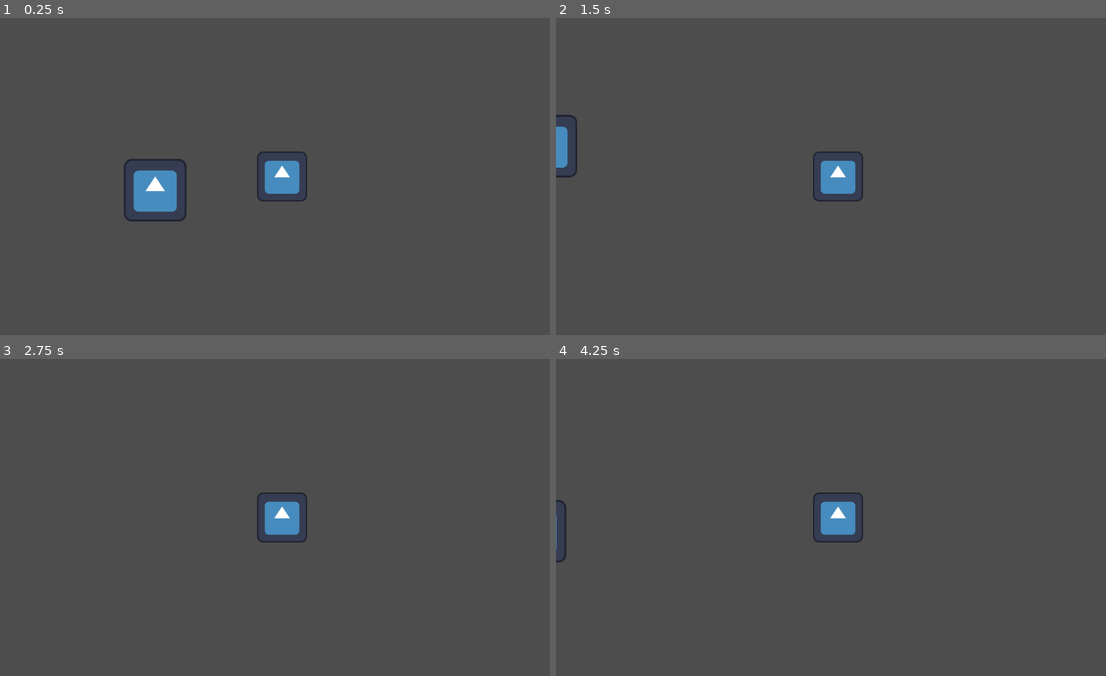
Above: before the commit, frames 1-4 (two rows, left to right).
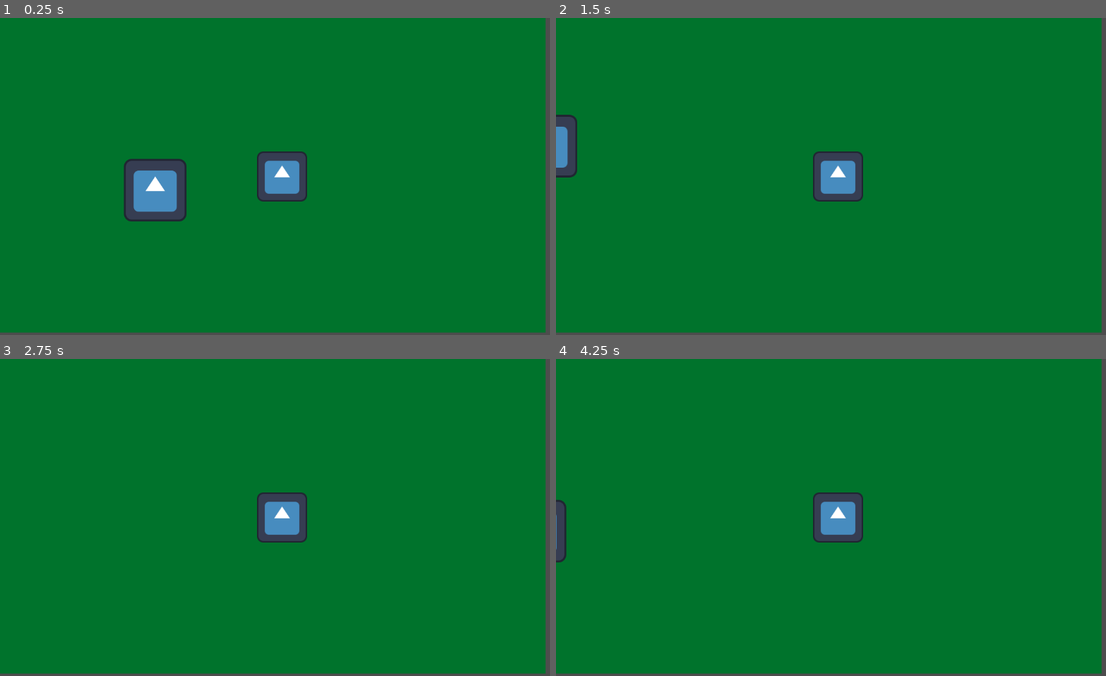
Above: after the commit, the same moments.

Repository: zcmaximus/_godot_game_for_club
Game: Godot game, scene res://scenes/game.tscn
Two runs of this game, one before a commit and one after it. Both use one fixed random seed, a clock stepped at 60 frames per second and the inputs below. The engine's default icon, where the game draws it, is replaced by a stand-in: a white triangle on a blue panel in a dark square.
Inputs:
- Up to frame 1 (0.25 s): no input
- Up to frame 2 (1.5 s): tap Enter at 0.5 s; hold Right (move_right) 0.53-1.28 s; hold Down (move_down) from 1.28 s (still down)
- Up to frame 3 (2.75 s): release Down (move_down) at 2.03 s; hold Right (move_right) from 2.03 s (still down)
- Up to frame 4 (4.25 s): tap Space at 2.75 s; release Right (move_right) at 2.78 s; hold W (move_up) 2.78-3.53 s; tap Enter at 3.5 s; hold Left (move_left) from 3.53 s (still down)

The runs differ from the first frame. In frame 1, 95% of the frame differs, in the area x 0-100%, y 0-100%; in frame 2, 96%; in frame 3, 97%; in frame 4, 97%.

Commit message:
Update game.tscn

Diff:
--- a/scenes/game.tscn
+++ b/scenes/game.tscn
@@ -1,26 +1,20 @@
-[gd_scene load_steps=7 format=3 uid="uid://cco8mj6o0knvn"]
+[gd_scene load_steps=4 format=3 uid="uid://cco8mj6o0knvn"]
 
-[ext_resource type="Texture2D" uid="uid://d1dreyfyqoffa" path="res://sprites/ground_grass_tiles.png" id="1_lnu2h"]
 [ext_resource type="PackedScene" uid="uid://durd6v7fug047" path="res://scenes/player.tscn" id="1_uwrxv"]
 [ext_resource type="Texture2D" uid="uid://dig6idcnfwc6g" path="res://icon.svg" id="2_yqjtg"]
 
 [sub_resource type="GDScript" id="GDScript_yqjtg"]
 
-[sub_resource type="TileSetAtlasSource" id="TileSetAtlasSource_lbhrr"]
-texture = ExtResource("1_lnu2h")
-0:0/0 = 0
-1:0/0 = 0
-
-[sub_resource type="TileSet" id="TileSet_iywne"]
-sources/0 = SubResource("TileSetAtlasSource_lbhrr")
-
 [node name="game" type="Node2D"]
 script = SubResource("GDScript_yqjtg")
 
-[node name="TileMap" type="Node2D" parent="."]
+[node name="CanvasLayer" type="CanvasLayer" parent="."]
+layer = -30
 
-[node name="TileMapLayer" type="TileMapLayer" parent="TileMap"]
-tile_set = SubResource("TileSet_iywne")
+[node name="ColorRect" type="ColorRect" parent="CanvasLayer"]
+offset_right = 1114.0
+offset_bottom = 643.0
+color = Color(0, 0.449426, 0.174788, 1)
 
 [node name="player" parent="." instance=ExtResource("1_uwrxv")]
 position = Vector2(519, 294)
